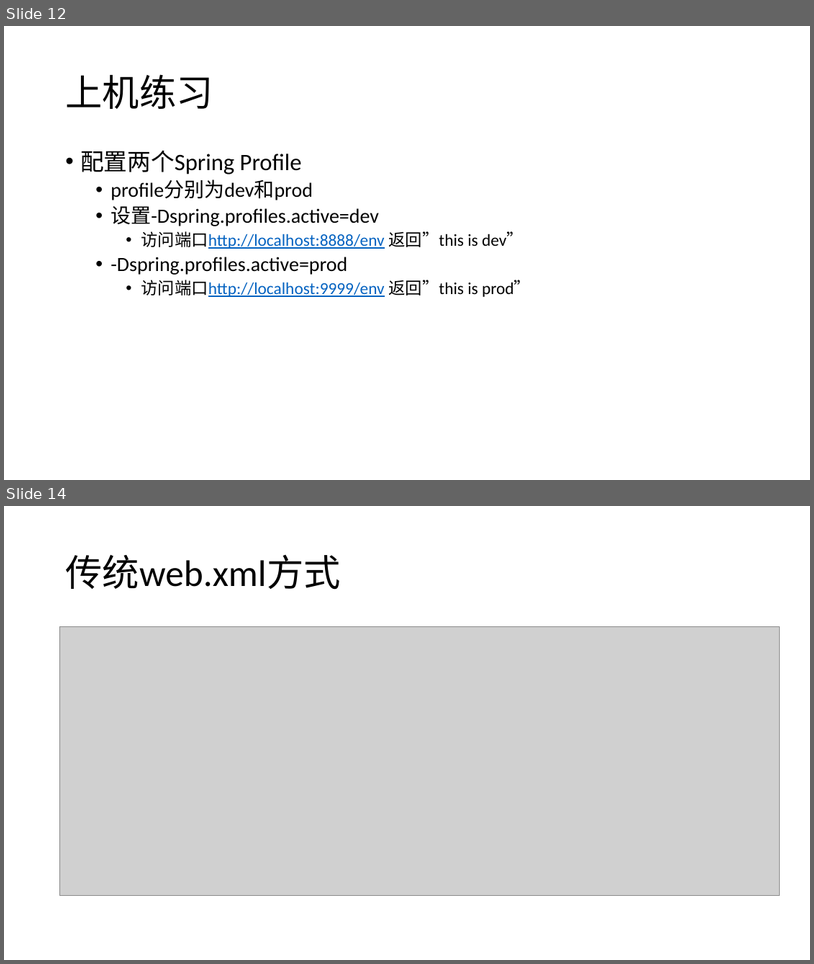
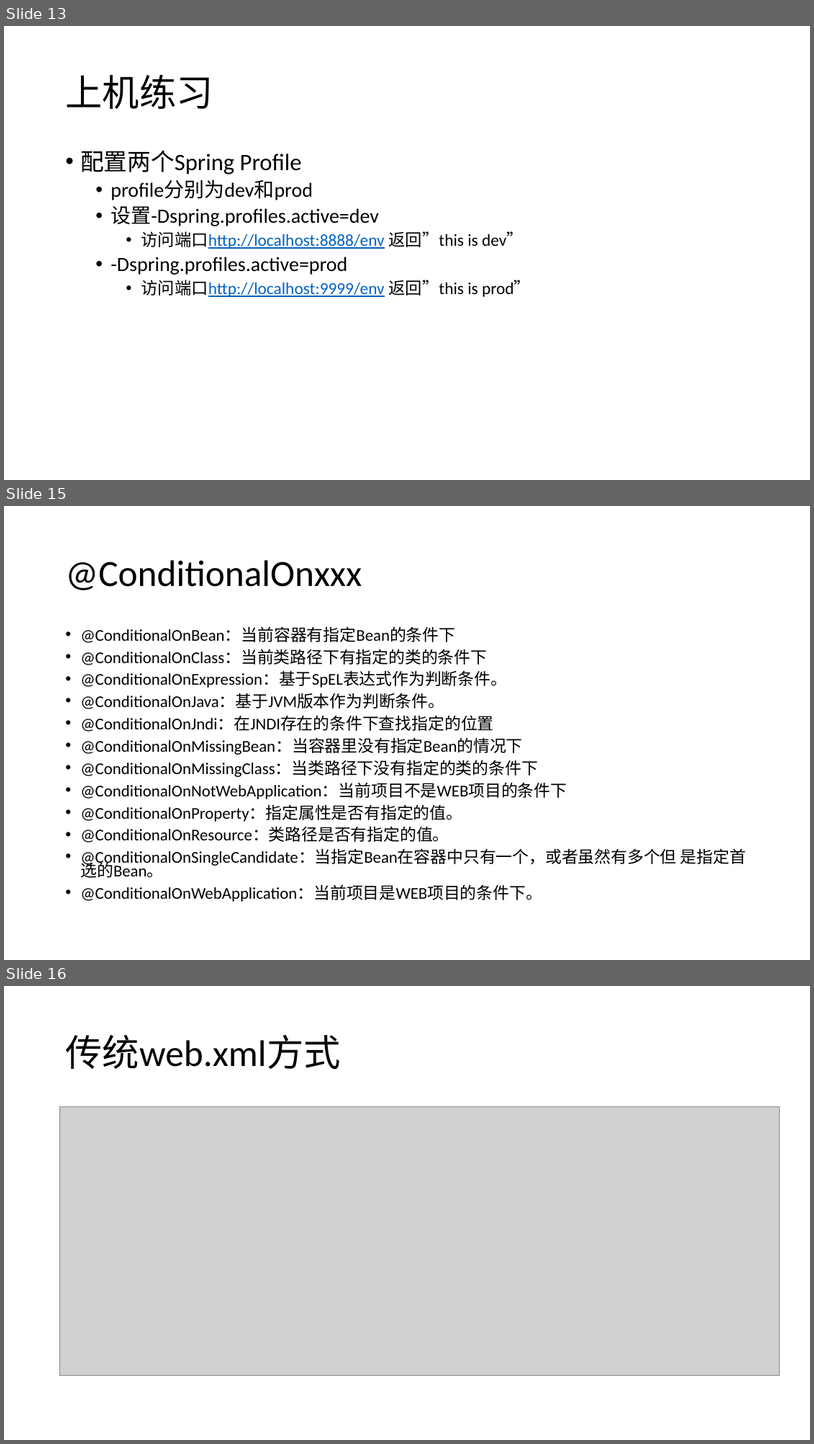
Before and after one commit to airuitian/MicroService, a slide deck: springboot/SpringBoot-2.pptx. Shown one above the other, each under a label of ours: slides 12 and 14 before the commit, slides 13, 15 and 16 after it; the slides between them are not shown. The pictures are 814x964 and 814x1444 pixels, drawn with LibreOffice and Linux fonts; fonts in the diff are those of the drawing; grey boxes stand for pictures. Boxes give left, top, right and bottom in pixels: in the first picture for what was removed or moved away, otherwise in the second. Text is boxed around its words. In the diff, an @@ line names an element or a change of style, - is before the commit and + after.

```diff
--- a/springboot/SpringBoot-2.pptx
+++ b/springboot/SpringBoot-2.pptx
@@ slide 15 added at (4, 506, 810, 960), background #FFFFFF @@
@@ title added at (65, 560, 362, 590), 44 pt, text #000000 @@
+@ConditionalOnxxx
@@ text added at (80, 626, 746, 901), 19.6 pt, text #000000 @@
+• @ConditionalOnBean：当前容器有指定Bean的条件下
+• @ConditionalOnClass：当前类路径下有指定的类的条件下
+• @ConditionalOnExpression：基于SpEL表达式作为判断条件。
+• @ConditionalOnJava：基于JVM版本作为判断条件。
+• @ConditionalOnJndi：在JNDI存在的条件下查找指定的位置
+• @ConditionalOnMissingBean：当容器里没有指定Bean的情况下
+• @ConditionalOnMissingClass：当类路径下没有指定的类的条件下
+• @ConditionalOnNotWebApplication：当前项目不是WEB项目的条件下
+• @ConditionalOnProperty：指定属性是否有指定的值。
+• @ConditionalOnResource：类路径是否有指定的值。
+• @ConditionalOnSingleCandidate：当指定Bean在容器中只有一个，或者虽然有多个但 是指定首选的Bean。
+• @ConditionalOnWebApplication：当前项目是WEB项目的条件下。
@@ what was slide 12 is now slide 13 @@
@@ what was slide 14 is now slide 16 @@
```
Also in this commit, not shown: 2 slides changed, 1 other slide added.
